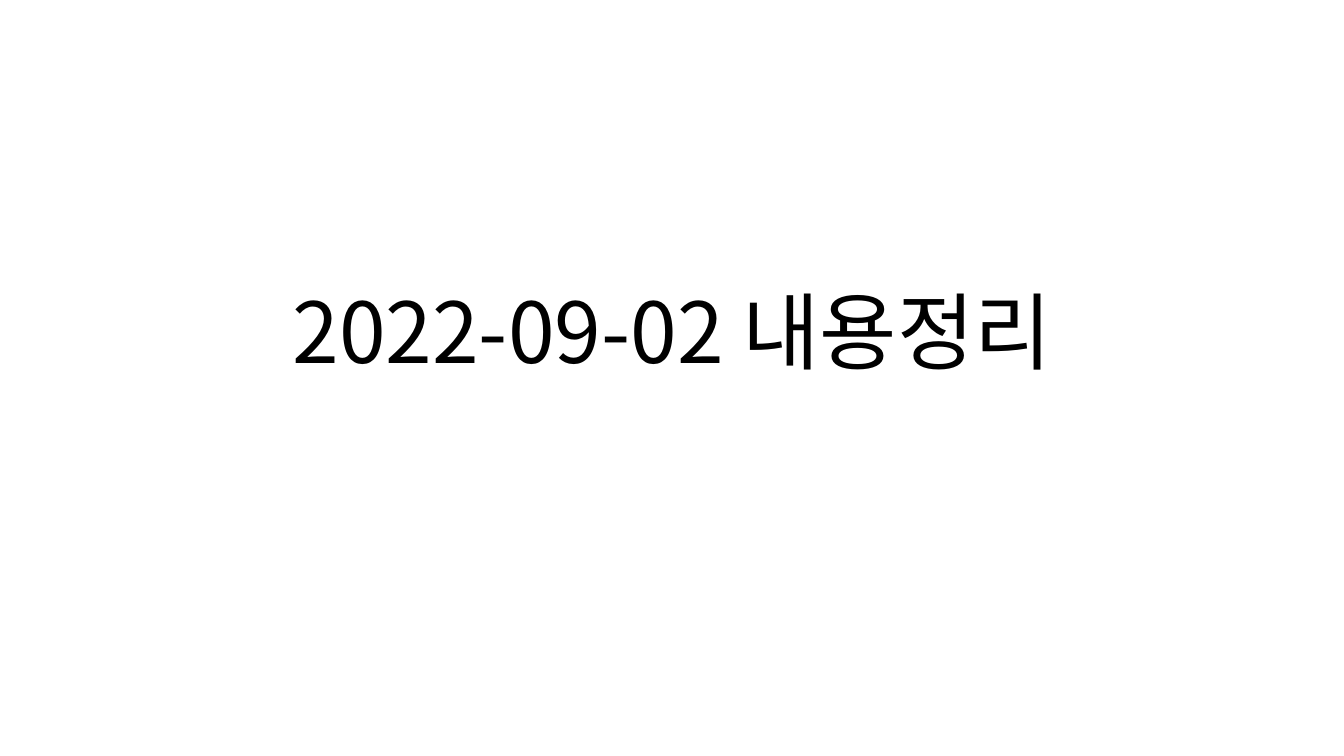
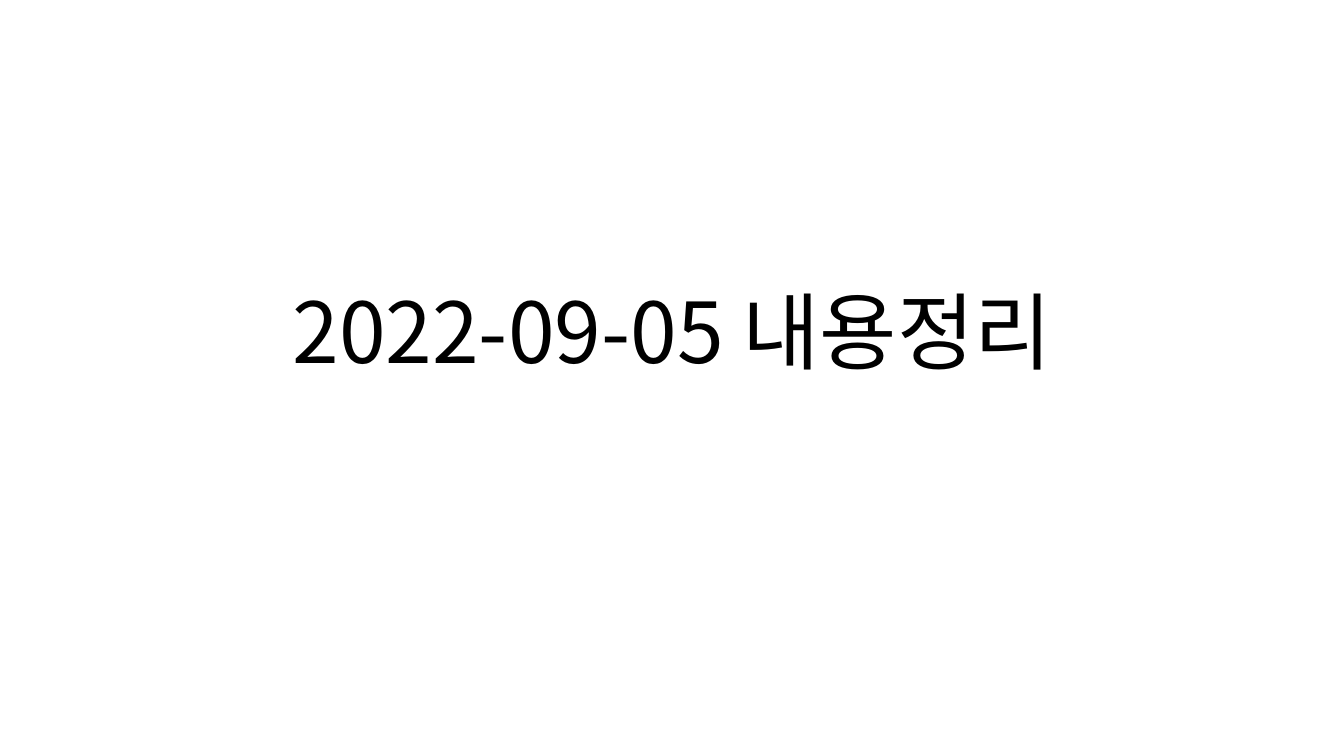
Before and after one commit to Dingadung/2022-study-workspace, a slide deck: slide 1 of study-note/데이터베이스/2022-09-05 내용정리.pptx. Drawn at 1344x756 pixels with LibreOffice and Linux fonts; fonts in the diff are those of the drawing. Boxes give left, top, right and bottom in pixels: in the first picture for what was removed or moved away, otherwise in the second. Text is boxed around its words. In the diff, an @@ line names an element or a change of style, - is before the commit and + after.

```diff
--- a/study-note/데이터베이스/2022-09-05 내용정리.pptx
+++ b/study-note/데이터베이스/2022-09-05 내용정리.pptx
@@ title at (292,293,1051,370): text changed @@
-2022-09-02 내용정리
+2022-09-05 내용정리
```
Also in this commit, not shown: 4 slides added, 6 slides removed, 8 other files.
